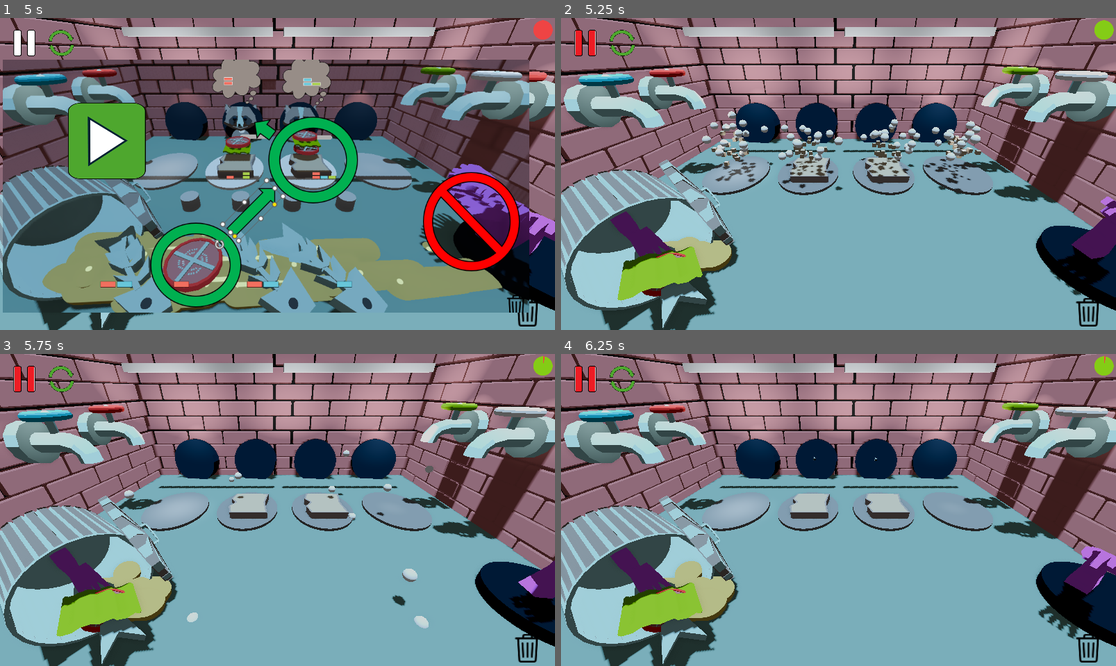
Above: before the commit, frames 1-4 (two rows, left to right).
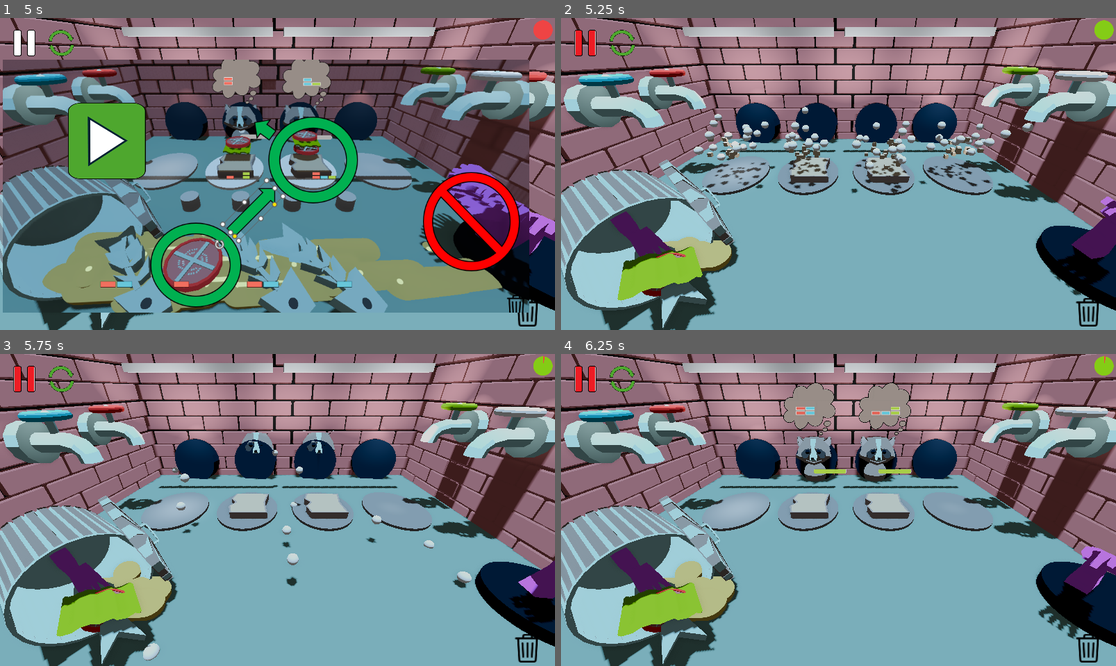
Above: after the commit, the same moments.

Repository: gabrield67/Sandwich-Shop
Game: Godot game, scene res://scenes/Game/game_final.tscn
Two runs of this game, one before a commit and one after it. Both use one fixed random seed, a clock stepped at 60 frames per second and the inputs below.
Inputs (mouse positions are in pixels of both pictures, inside the frame that each line leads up to):
- Up to frame 1 (5 s): click (61, 42) at 0.5 s; click (61, 42) at 1.25 s; click (61, 42) at 2 s; click (61, 42) at 2.75 s; click (61, 42) at 3.5 s; click (61, 42) at 4.25 s
- Up to frame 2 (5.25 s): click (583, 42) at 5 s
- Up to frame 3 (5.75 s): no input
- Up to frame 4 (6.25 s): move the mouse to (960, 494) at 5.77 s; click (960, 494) at 5.92 s

Frame 1 is identical in both runs. In frame 2, 4.2% of the frame differs, in the area x 23-86%, y 28-57%; in frame 3, 1.6%; in frame 4, 3.0%.

Commit message:
raccoon animation

Diff:
--- a/scenes/Game/game_final.tscn
+++ b/scenes/Game/game_final.tscn
@@ -581,7 +581,7 @@
 [sub_resource type="CylinderMesh" id="CylinderMesh_qosn7"]
 height = 0.515
 
-[node name="Game_Art" type="Node3D" unique_id=1126054119]
+[node name="Game_Final" type="Node3D" unique_id=1126054119]
 script = ExtResource("1_ldmpq")
 
 [node name="IndoorLighting" type="Node3D" parent="." unique_id=1607209306]
@@ -677,7 +677,7 @@
 transform = Transform3D(-0.0025272497, 1.4479582, -1.1353459, -1.839997, -0.0032115101, -3.1615874e-10, -0.0019816172, 1.1353441, 1.4479604, -8.051999, 2.445, 8.049999)
 
 [node name="fishBones" parent="WholeTrash/trashCanModel/trashBase" unique_id=978523315 instance=ExtResource("11_djiwr")]
-transform = Transform3D(-0.0812602, -0.2954682, -0.046852045, -0.013478189, 0.05211623, -0.30529034, 0.29885635, -0.07798854, -0.026507609, 0.255, 1.21, 0.035)
+transform = Transform3D(-0.0812602, -0.29546818, -0.046852045, -0.013478189, 0.052116226, -0.30529034, 0.29885635, -0.077988535, -0.026507609, 0.255, 1.21, 0.035)
 
 [node name="tomatoMesh" parent="WholeTrash/trashCanModel/trashBase" unique_id=1286273143 instance=ExtResource("12_26feh")]
 transform = Transform3D(0.00049250526, -0.36427844, 0.12460294, -0.13416712, 0.11662968, 0.34149927, -0.36086538, -0.04385922, -0.12679689, 0.275, 1.385, 0.065)
--- a/scenes/Ingredients/ingredient2.gd
+++ /dev/null
@@ -1,93 +0,0 @@
-#class_name Ingredient
-extends FlavorManager
-
-@onready var flavor_display = $"Flavor Display/Flavor Viewport/Label"
-
-var tomatoMesh = preload("res://models/tomato_mesh.tscn")
-var fishMesh = preload("res://models/fishBonesMesh.tscn")
-var lettuceMesh = preload("res://models/lettuceMesh.tscn")
-var breadMesh = preload("res://models/breadMesh.tscn")
-
-
-var isHeld = false
-var isSauce = false
-var isHovered = false
-var move_on_start = false
-var despawn = false
-var time_to_despawn = 8
-var move_speed = 2
-var move_direction = Vector3(1,0,0)
-var original_size;
-var bread
-var ingredient_types = ['Tomato', 'Lettuce','Fish Bone', 'Bread']
-var ingredient_scales = [1, 1,.75, 1.5	]
-var meshes = [tomatoMesh , lettuceMesh,fishMesh, breadMesh]
-var spawnedMesh
-var type_index = 0
-var bread_ingredient_frequency = .25
-var onBread = false
-var spawner
-
-var flavors: Array
-
-# Called when the node enters the scene tree for the first time.
-func _ready() -> void:
-	original_size = scale
-	$tomatoMesh.queue_free()
-
-	randomize()
-
-
-	spawnedMesh = meshes[type_index].instantiate()
-	spawnedMesh.scale = Vector3(ingredient_scales [type_index],ingredient_scales [type_index],ingredient_scales [type_index])
-	add_child(spawnedMesh)
-	flavors = generate_ingredient_flavors()
-	flavor_display.text = str(flavors)
-
-# Called every frame. 'delta' is the elapsed time since the previous frame.
-func _process(delta: float) -> void:
-	if move_on_start:
-		if not spawner.upgradeTime:
-			position = position + (move_direction*move_speed*delta)
-			time_to_despawn = time_to_despawn-delta
-			if time_to_despawn <= 0:
-				queue_free()
-				GlobalEvents.ingredients_wasted.emit()
-
-
-func assign_type_index() ->void:
-	type_index = randi_range(0, 3)
-	if type_index == 3:
-		var test = randf()
-		if test > bread_ingredient_frequency:
-			type_index = randi_range(0, 2)
-
-func on_grab():
-	move_on_start = false
-	despawn = false
-	pass
-	#$MeshInstance3D/GPUParticles3D.restart()
-	#$MeshInstance3D/GPUParticles3D.emitting = true
-
-func on_hover():
-	scale = original_size * 1.2
-	pass
-func on_stop_hover():
-	scale = original_size
-	pass
-
-func get_flavor_amounts() -> Array:
-	return flavors
-
-func play_add_to_sandwich() -> void:
-	$AddToSandwichSound.play()
-
-func add_flavor(f:int ) -> void:
-	if f == 1:
-		$FlavorProfile.add_flavor(1,0,0,0)
-	elif f == 2:
-		$FlavorProfile.add_flavor(0,1,0,0)
-	elif f == 3:
-		$FlavorProfile.add_flavor(0,0,1,0)
-	elif f == 4:
-		$FlavorProfile.add_flavor(0,0,0,1)
--- a/scenes/Raccoon/raccoon.gd
+++ b/scenes/Raccoon/raccoon.gd
@@ -2,7 +2,7 @@
 extends Area3D
 
 @export var raccoonTime: int = 10
-
+@export var move_distance: float = 2
 @onready var timer: Timer = $"Raccoon Timer"
 @onready var progressBar = $"Timer Display/Timer Viewport/Timer 3D"
 @onready var raccoon_click = $"Raccoon Click"
@@ -25,62 +25,96 @@
 var is_active = true
 
 var original_model_pos
-var needs_to_enter = true
 var enter_timer = 0.0
-
-var original_size	;
-
-signal sandwich_completed(raccoon)
+var target_position
+
+var original_size
+var active_tween: Tween
 
 var slot: Node = null
+
+@export var needs_to_enter: bool = true:
+	set(value):
+		needs_to_enter = value
+		if needs_to_enter and is_active:
+			handle_entrance()
+
+@export var needs_to_exit: bool = false:
+	set(value):
+		needs_to_exit = value
+		if needs_to_exit and is_active:
+			handle_exit()
+var entered: bool = false:
+	set(value):
+		entered = value
+		if entered and is_active:
+			show_display()
 
 # Called when the node enters the scene tree for the first time.
 func _ready() -> void:
-	original_model_pos =$WholeRaccoonModel.position
+	target_position = global_position
+	original_model_pos = target_position - Vector3(0,0,2)
+	self.position = original_model_pos
 	$Sprite3D.visible = false
 	# set up timer
 	timer.wait_time = raccoonTime
 	progressBar.max_value = raccoonTime
 	timer.one_shot = true
-	timer_display.hide()
-
-	# set up thought bubble
-	thought_bubble_display.hide()
+
+	hide_display()
 	randomize_target()
 
 	chart_display.update_chart_data(target_flavors)
 
 	original_size = scale
-	# start game
-	#TODO change this after animations come in
-	#await get_tree().create_timer(.5).timeout
-	#thought_bubble_display.show()
-	#timer_display.show()
-	#timer.start()
-
-	if test_raccoon_spawn:
-		pass
-		#raccoon_click.input_event.connect(_on_input_event)
+	if is_active:
+		handle_entrance()
 
 
 # Called every frame. 'delta' is the elapsed time since the previous frame.
 func _process(delta: float) -> void:
 	progressBar.value = timer.time_left
 	thought_bubble_label.text = str(target_flavors)
-	if is_active:
-		if needs_to_enter:
-
-			$TargetFlavorProfile.visible = false
-			$WholeRaccoonModel.position = original_model_pos - Vector3(0,0,(2-enter_timer))
-			enter_timer = enter_timer + delta
-			if enter_timer >= 2:
-				thought_bubble_display.show()
-				needs_to_enter = false;
-				$WholeRaccoonModel.position = original_model_pos
-				enter_timer = 0
-				thought_bubble_display.show()
-				timer_display.show()
-				timer.start()
+
+func _clear_active_tween() -> void:
+	if active_tween and active_tween.is_valid():
+		active_tween.kill()
+
+func handle_entrance() -> void:
+	_clear_active_tween()
+
+	global_rotation_degrees.y = 0.0
+
+	active_tween = create_tween()
+	active_tween.tween_property(self, "global_position", target_position, 1)
+	active_tween.tween_callback(func():
+		entered = true
+	)
+
+
+func handle_exit() -> void:
+	_clear_active_tween()
+
+	active_tween = create_tween()
+	active_tween.tween_property(self, "global_rotation_degrees:y", 180.0, 0.4)
+	active_tween.tween_property(self, "global_position", original_model_pos, 1)
+
+	active_tween.tween_callback(func():
+		needs_to_exit = false
+		needs_to_enter = true
+		entered = false
+	)
+
+func show_display() -> void:
+	thought_bubble_display.show()
+	thought_bubble_display.visible = true
+	timer_display.show()
+	timer.start()
+
+func hide_display() -> void:
+	thought_bubble_display.hide()
+	thought_bubble_display.visible = false
+	timer_display.hide()
 
 
 func randomize_target() -> void:
@@ -97,25 +131,28 @@
 
 	target_flavors = final
 
-func _on_input_event(camera, event, position, normal, shape_idx):
-	if event is InputEventMouseButton:
-		if event.pressed and event.button_index == MOUSE_BUTTON_LEFT:
-			pass
-			#emit_signal("sandwich_completed", self)
-
 func make_active() -> void:
-	is_active  = true
-	$TargetFlavorProfile.visible = true
+	_clear_active_tween()
+	self.global_position = original_model_pos
+	self.global_rotation_degrees.y = 0.0
+
+	is_active = true
 	$Sprite3D.visible = false
-	thought_bubble_display.visible = true
-	thought_bubble_display.show()
+
+	needs_to_enter = true
 
 func make_inactive() -> void:
+	_clear_active_tween()
+
 	is_active = false
-	thought_bubble_display.hide()
-	thought_bubble_display.visible = false
-	$WholeRaccoonModel.position = original_model_pos - Vector3(0,0,(2))
-	$TargetFlavorProfile.visible = false
+	needs_to_enter = false
+	needs_to_exit = false
+	entered = false
+
+	hide_display()
+
+	self.global_position = original_model_pos
+	self.global_rotation_degrees.y = 0.0
 
 func on_entered_area(area: Area3D) -> void:
 	if is_active:
@@ -165,7 +202,7 @@
 	clean_up_raccoon()
 
 func clean_up_raccoon():
-	needs_to_enter = true
+	needs_to_exit = true
 	randomize_target()
 	chart_display.update_chart_data(target_flavors)
 
--- a/scenes/upgrade_manager.tscn
+++ b/scenes/upgrade_manager.tscn
@@ -59,16 +59,16 @@
 transform = Transform3D(1, 0, 0, 0, -0.039852716, 0.9992056, 0, -0.9992056, -0.039852716, 11.211075, 8.157478, 2.6053257)
 
 [node name="Raccoon" parent="." unique_id=1781054978 instance=ExtResource("4_p44lo")]
-transform = Transform3D(1.5, 0, 0, 0, 1.5, 0, 0, 0, 1.5, -8.663836, 1.5399714, -6.352392)
+transform = Transform3D(1.5, 0, 0, 0, 1.5, 0, 0, 0, 1.5, -8.663836, 2.027938, -6.352392)
 
 [node name="Raccoon2" parent="." unique_id=164445241 instance=ExtResource("4_p44lo")]
-transform = Transform3D(1.4999994, 0.0013351766, 0, -0.0013351766, 1.4999994, 0, 0, 0, 1.5, 3.0300999, 1.4617879, -6.642592)
+transform = Transform3D(1.4999994, 0.0013351766, 0, -0.0013351766, 1.4999994, 0, 0, 0, 1.5, 3.03, 2.0279665, -6.352)
 
 [node name="Raccoon3" parent="." unique_id=1684853461 instance=ExtResource("4_p44lo")]
-transform = Transform3D(1.5, 0, 0, 0, 1.5, 0, 0, 0, 1.5, 8.818903, 1.3022072, -6.5860043)
+transform = Transform3D(1.5, 0, 0, 0, 1.5, 0, 0, 0, 1.5, 8.819, 2.0279665, -6.352)
 
 [node name="Raccoon4" parent="." unique_id=1710227643 instance=ExtResource("4_p44lo")]
-transform = Transform3D(1.5, 0, 0, 0, 1.5, 0, 0, 0, 1.5, -2.872086, 1.5250144, -6.661956)
+transform = Transform3D(1.5, 0, 0, 0, 1.5, 0, 0, 0, 1.5, -2.872, 2.0279665, -6.352)
 
 [node name="SandwichCounter" parent="." unique_id=889999482 instance=ExtResource("5_yx8ru")]
 transform = Transform3D(1, 0, 0, 0, 1, 0, 0, 0, 1, -0.26598716, 4.244292, -2.1379788)
Not shown, removed: scenes/Ingredients/ingredient2.gd.uid
